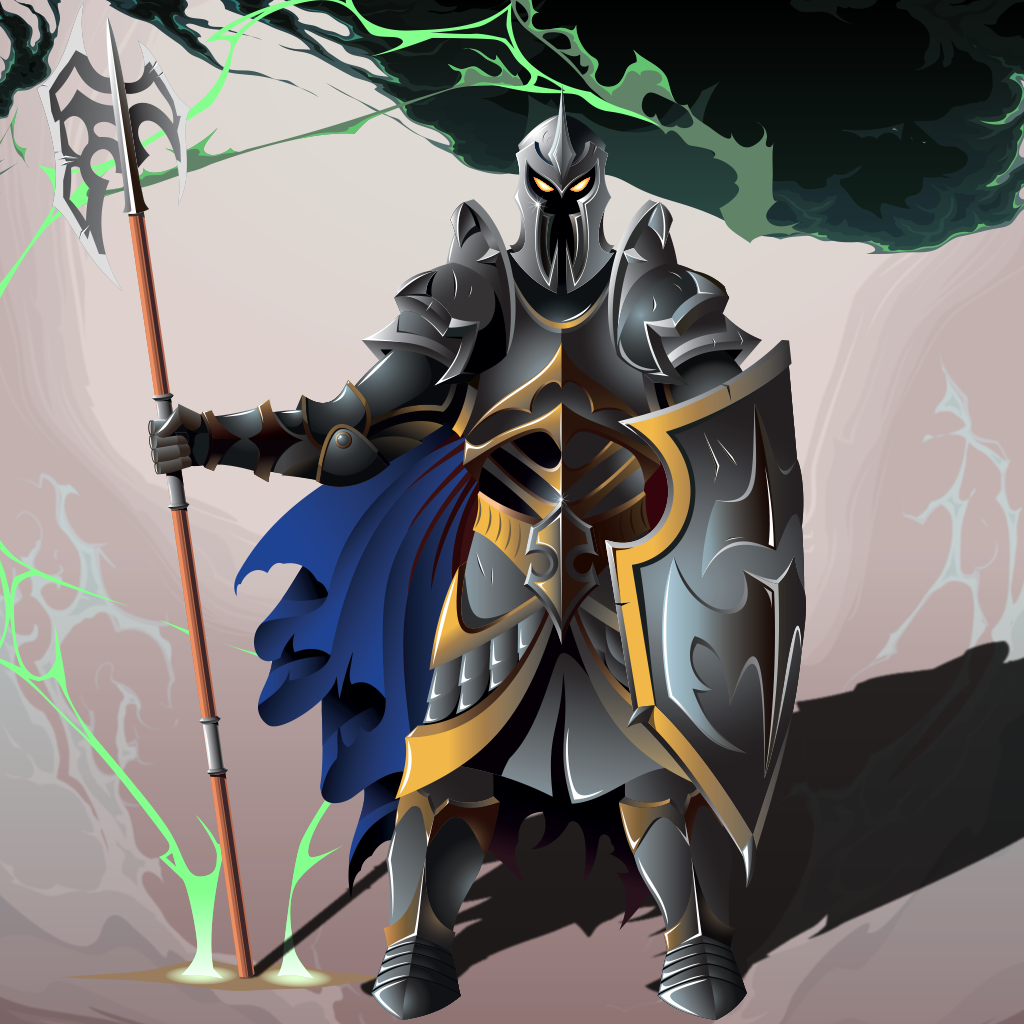
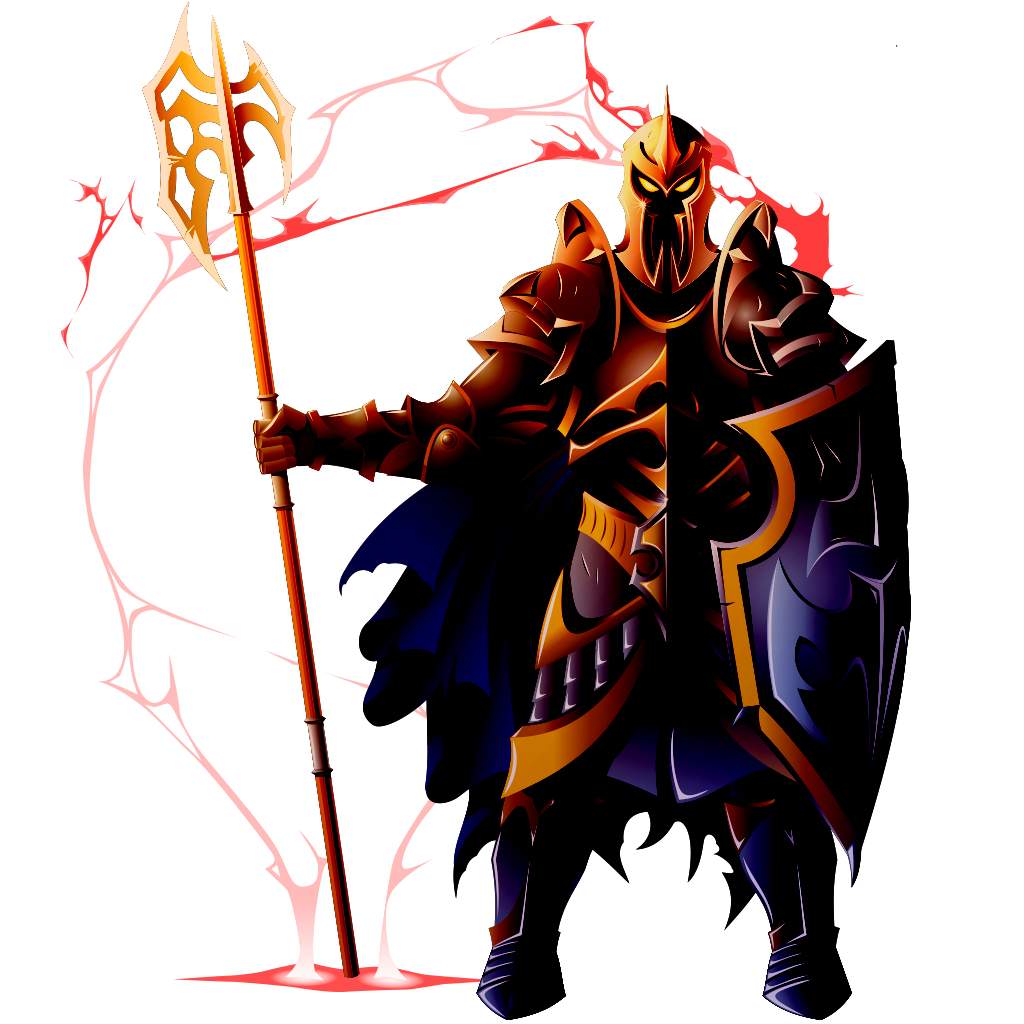
Before/after of a 1024 x 1024 layered artwork. What changed in the layer stack:
painted on "Artwork 28" over 37, 2, 911, 1020
hid "Artwork 28 copy" over 238, 554, 1024, 998
painted on "Artwork 15" over 0, 0, 864, 992
hid "Artwork 14" over 0, 0, 1024, 254
hid "Artwork 25" over 0, 0, 1024, 1024
